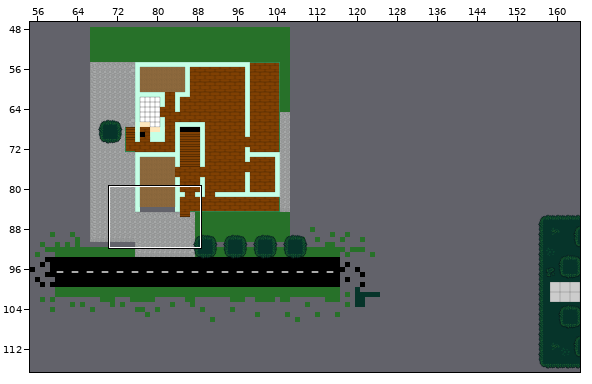
One commit to this Tiled map (JSON): assets/images/tiled/map.json. Above, an overview of the earlier version with the close-up marked.
Close-up. Earlier state:
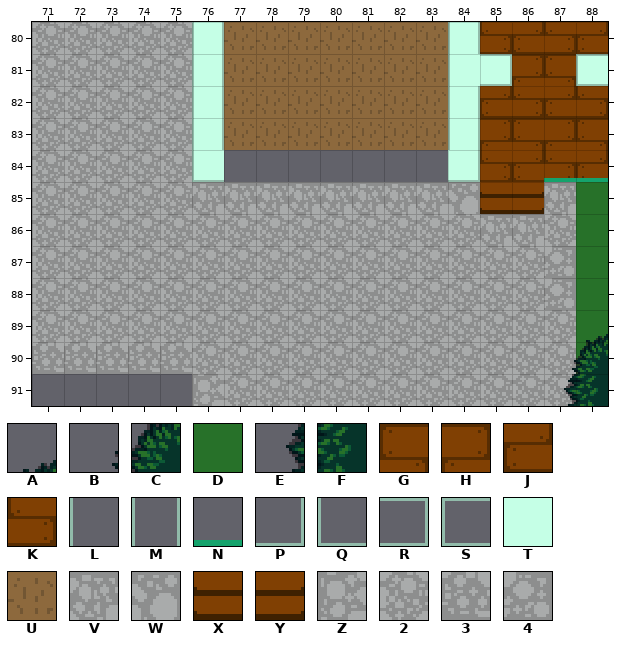
Cells are 16x16 px. Shown: x 71..88, y 80..91. The commit also changed other parts of the map, which this record leaves out. Tiles whose own drawing changed are shown in their newer look in all pictures. Not drawn, because the pictures are missing: unchanged layer "Wall".
Key: from "CustomTiles": A 685, B 726, C 727, D 758, E 768, F 769, G 924, H 925, J 966, K 967; from "ExtraCustomTiles": L 1344, M 1350, N 1356, P 1433, Q 1434, R 1437, S 1439, T 1440, U 1441, V 1447, W 1448, X 1482, Y 1484, Z 1488, 2 1489, 3 1531, 4 1532.
_ is an empty cell.
Layers that did not change in this view are not listed.
Layer "Map" before, first column x 71:
80 22222TUUUUUUUTKJKJ
81 22222TUUUUUUUTTHGT
82 22222TUUUUUUUTJKJK
83 22222TUUUUUUUTHGHG
84 22222T_______TKJKJ
85 22222VVVVVVVVWXYVD
86 22222222222222VV2D
87 22222222222222224D
88 22222222222222224D
89 22222222222222222D
90 33333222222222222D
91 _____Z22222222222_
Layer "Walls" before, first column x 71:
80 _____M_______M____
81 _____M_______LR__S
82 _____M_______M____
83 _____M_______M____
84 _____Q_______P__NN
85 __________________
86 __________________
87 __________________
88 __________________
89 __________________
90 __________________
91 __________________
New version:
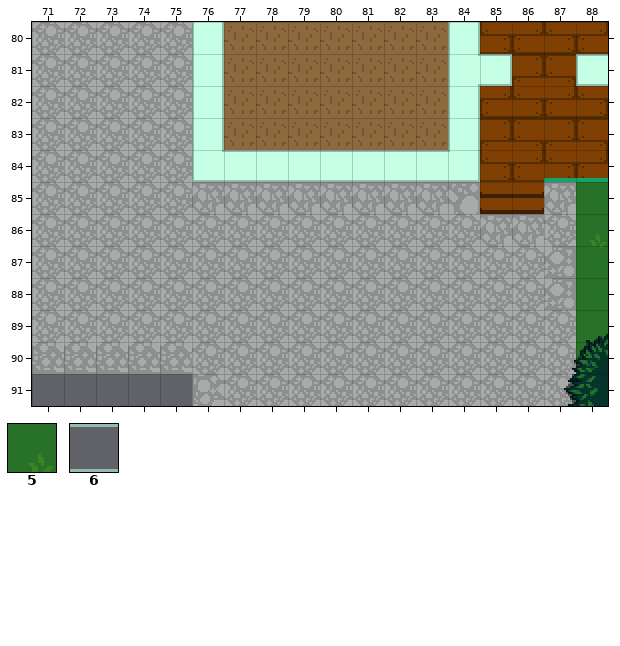
Further tiles: from "CustomTiles": 5 928; from "ExtraCustomTiles": 6 1349.
Edits made:
Layer "Map":
There is now tile T in row 84 at x 77 to 83.
Layer "Walls":
There is now tile 6 in row 84 at x 77 to 83.
Layer "decorations":
There is now tile 5 in row 86 at x 88.
Changed places in both close-ups, as pixel boxes (x1, y1, x2, y2):
added: (224, 150, 448, 182)
added: (590, 234, 606, 246)
